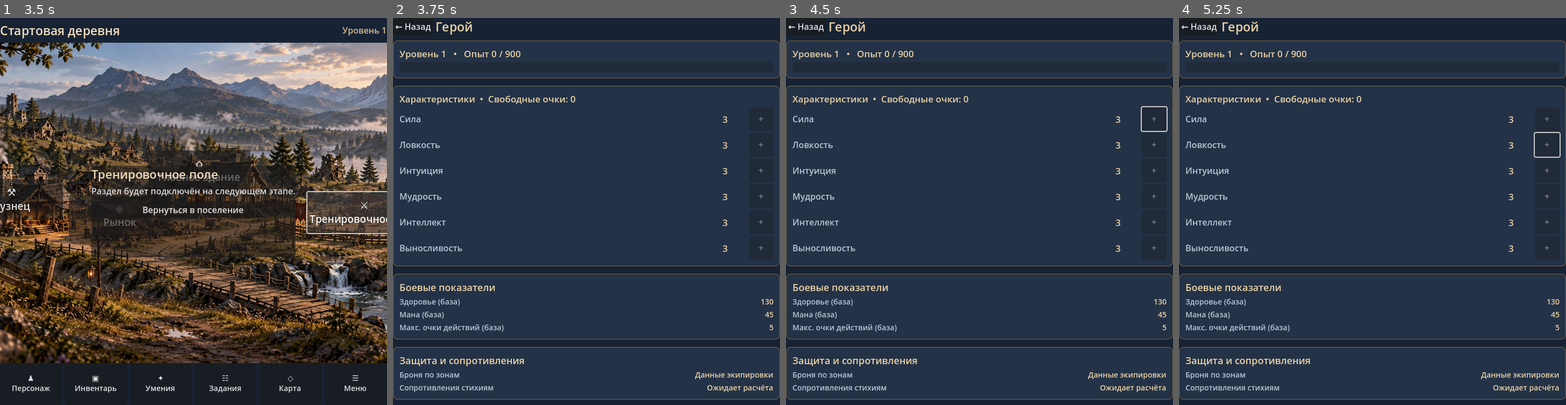
Above: before the commit, frames 1-4 (left to right).
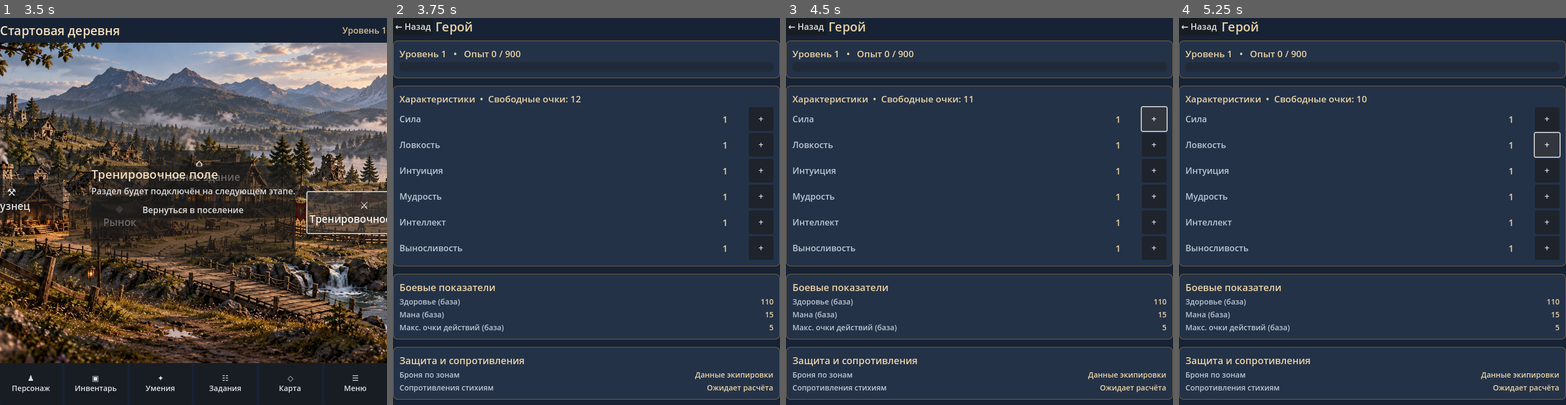
Above: after the commit, the same moments.

Repository: Archoniou1987/Battle-of-Artheon
Game: Godot game, scene res://scenes/main/main.tscn
Two runs of this game, one before a commit and one after it. Both use one fixed random seed, a clock stepped at 60 frames per second and the inputs below.
Inputs (mouse positions are in pixels of both pictures, inside the frame that each line leads up to):
- Up to frame 1 (3.5 s): click "⚒ Кузнец" at 0.5 s; click "◆ Рынок" at 1.25 s; click "⌂ Главное здание" at 2 s; click "⚔ Тренировочное поле" at 2.75 s
- Up to frame 2 (3.75 s): click "♟ Персонаж" at 3.5 s
- Up to frame 3 (4.5 s): click (1153, 118) at 4.25 s, where only the run after the commit has a clickable "+"
- Up to frame 4 (5.25 s): click (1546, 145) at 5 s, where only the run after the commit has a clickable "+"

Frame 1 is identical in both runs. In frame 2, 0.2% of the frame differs, in the area x 45-98%, y 20-78%; in frame 3, 0.2%; in frame 4, 0.2%.

Commit message:
character: implement twelve starting points with pending allocations and irreversible free commit

Diff:
--- a/core/character/character_progression.gd
+++ b/core/character/character_progression.gd
@@ -9,15 +9,17 @@
 var level: int = FIRST_LEVEL
 var xp_into_level: int = 0
 var unspent_stat_points: int = 0
+var pending_stats: Dictionary = {}
+const STARTING_POINTS := 12
 ## Temporary neutral starting distribution; archetype-specific allocation is not approved yet.
-var base_stats: Dictionary = {"STR": 3, "DEX": 3, "INTU": 3, "INT": 3, "WIS": 3, "END": 3}
+var base_stats: Dictionary = {"STR": 1, "DEX": 1, "INTU": 1, "INT": 1, "WIS": 1, "END": 1}
 var _table: Dictionary = {}
 
 func _init(start_level: int = 1, table: Dictionary = {}) -> void:
 	level = clampi(start_level, FIRST_LEVEL, MAX_CONFIGURED_LEVEL)
 	_table = table.duplicate(true) if not table.is_empty() else load_table()
 	# Level-one total is 18. Levels 2–20 gain one distributable point each.
-	unspent_stat_points = level - 1
+	unspent_stat_points = STARTING_POINTS + level - 1
 
 static func load_table() -> Dictionary:
 	if not FileAccess.file_exists(XP_TABLE_PATH):
@@ -56,9 +58,34 @@
 func allocate_stat(stat: String) -> bool:
 	if unspent_stat_points <= 0 or not base_stats.has(stat):
 		return false
-	base_stats[stat] = int(base_stats[stat]) + 1
+	pending_stats[stat] = int(pending_stats.get(stat, 0)) + 1
 	unspent_stat_points -= 1
 	return true
+
+func remove_pending_stat(stat: String) -> bool:
+	if int(pending_stats.get(stat, 0)) <= 0:
+		return false
+	pending_stats[stat] = int(pending_stats[stat]) - 1
+	if int(pending_stats[stat]) == 0:
+		pending_stats.erase(stat)
+	unspent_stat_points += 1
+	return true
+
+func reset_pending_stats() -> void:
+	for value in pending_stats.values():
+		unspent_stat_points += int(value)
+	pending_stats.clear()
+
+func save_pending_stats() -> bool:
+	if pending_stats.is_empty():
+		return false
+	for stat in pending_stats:
+		base_stats[stat] = int(base_stats[stat]) + int(pending_stats[stat])
+	pending_stats.clear()
+	return true
+
+func displayed_stat(stat: String) -> int:
+	return int(base_stats.get(stat, 0)) + int(pending_stats.get(stat, 0))
 
 func npc_xp(player_level: int, npc_level: int, ad_bonus: bool = false) -> int:
 	var rewards: Array = _table.get("npc_base_xp", [])
@@ -74,14 +101,15 @@
 	return roundi(base_xp * multiplier * (1.5 if ad_bonus else 1.0))
 
 func to_dict() -> Dictionary:
-	return {"level": level, "xp_into_level": xp_into_level, "unspent_stat_points": unspent_stat_points, "base_stats": base_stats.duplicate(true)}
+	return {"level": level, "xp_into_level": xp_into_level, "unspent_stat_points": unspent_stat_points, "base_stats": base_stats.duplicate(true), "pending_stats": pending_stats.duplicate(true)}
 
 func restore(data: Dictionary) -> bool:
 	var restored_level := int(data.get("level", 0))
 	var restored_xp := int(data.get("xp_into_level", -1))
 	var restored_points := int(data.get("unspent_stat_points", -1))
 	var restored_stats: Variant = data.get("base_stats", {})
-	if restored_level < 1 or restored_level > MAX_CONFIGURED_LEVEL or restored_xp < 0 or restored_points < 0 or not restored_stats is Dictionary:
+	var restored_pending: Variant = data.get("pending_stats", {})
+	if restored_level < 1 or restored_level > MAX_CONFIGURED_LEVEL or restored_xp < 0 or restored_points < 0 or not restored_stats is Dictionary or not restored_pending is Dictionary:
 		return false
 	var thresholds: Array = _table.get("level_up_xp", [])
 	if restored_level < MAX_CONFIGURED_LEVEL and (restored_level > thresholds.size() or restored_xp >= int(thresholds[restored_level - 1])):
@@ -91,13 +119,18 @@
 	var keys := ["STR", "DEX", "INTU", "INT", "WIS", "END"]
 	var total := restored_points
 	for key in keys:
-		if not restored_stats.has(key) or not (restored_stats[key] is int) or int(restored_stats[key]) < 0:
+		if not restored_stats.has(key) or not (restored_stats[key] is int) or int(restored_stats[key]) < 1:
 			return false
 		total += int(restored_stats[key])
+	for key in restored_pending:
+		if not keys.has(key) or not (restored_pending[key] is int) or int(restored_pending[key]) <= 0:
+			return false
+		total += int(restored_pending[key])
 	if total != 18 + restored_level - 1:
 		return false
 	level = restored_level
 	xp_into_level = restored_xp
 	unspent_stat_points = restored_points
 	base_stats = restored_stats.duplicate(true)
+	pending_stats = restored_pending.duplicate(true)
 	return true
